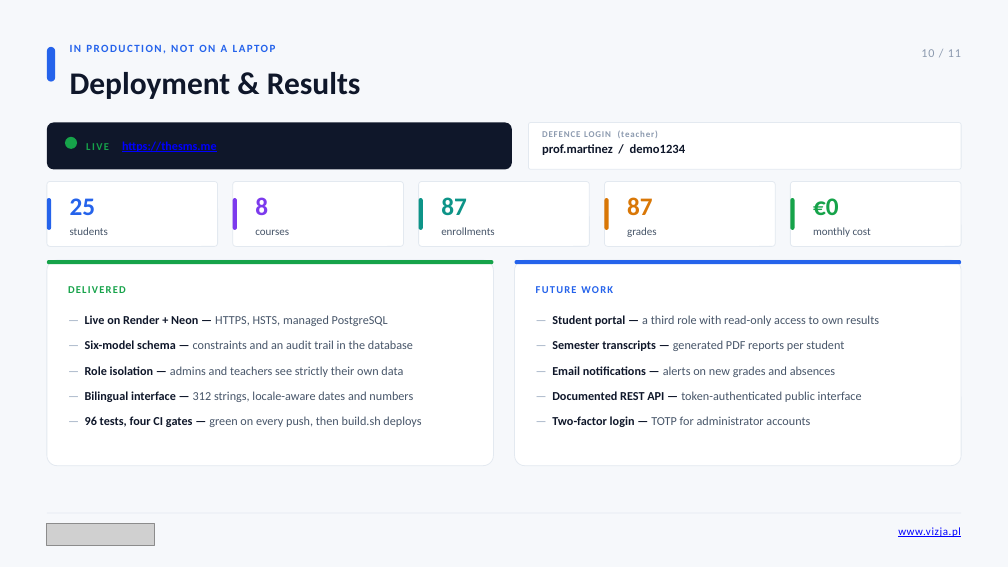
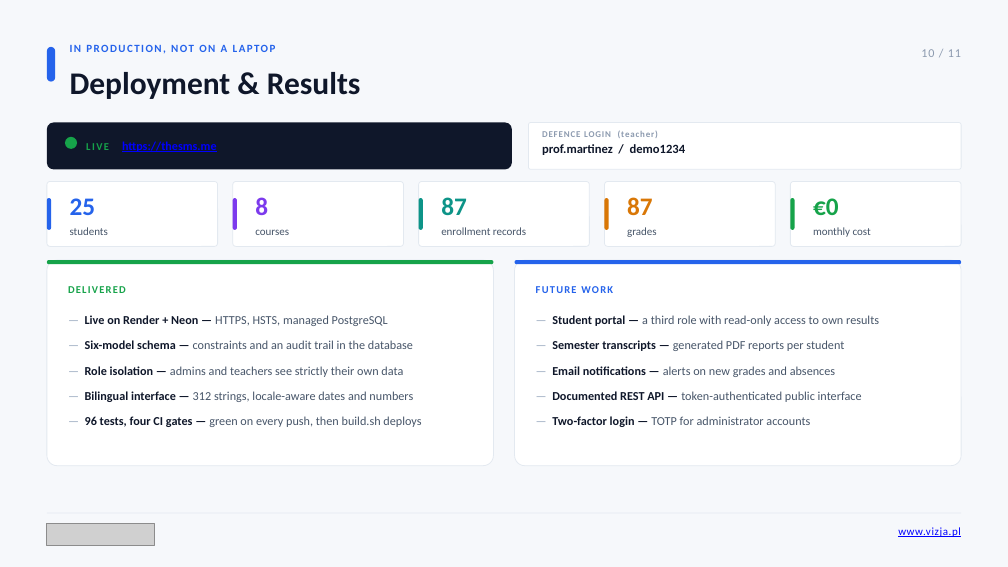
Before and after one commit to maksym671/Diploma-Project-SMS-Management-System, a slide deck: slide 10 of Maksym_Shpak_Diploma_Presentation.pptx. Drawn at 1008x567 pixels with LibreOffice and Linux fonts; fonts in the diff are those of the drawing; grey boxes stand for pictures. Boxes give left, top, right and bottom in pixels: in the first picture for what was removed or moved away, otherwise in the second. Text is boxed around its words. In the diff, an @@ line names an element or a change of style, - is before the commit and + after.

```diff
--- a/Maksym_Shpak_Diploma_Presentation.pptx
+++ b/Maksym_Shpak_Diploma_Presentation.pptx
@@ text at <box>441,227,526,235</box>: text changed @@
-enrollments
+enrollment records
```
Also in this commit, not shown: 3 other slides changed, 2 other files.
